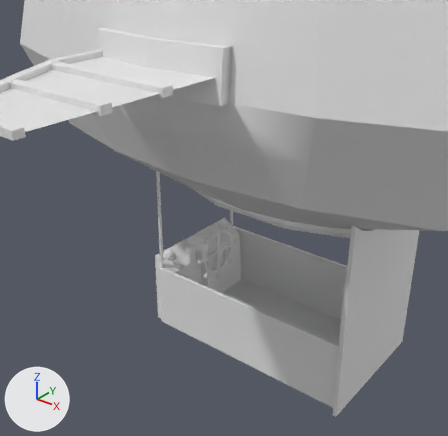
Before and after pictures for a commit that changed the FBX model AirshipDemo/Assets/Meshes/Airship.fbx.
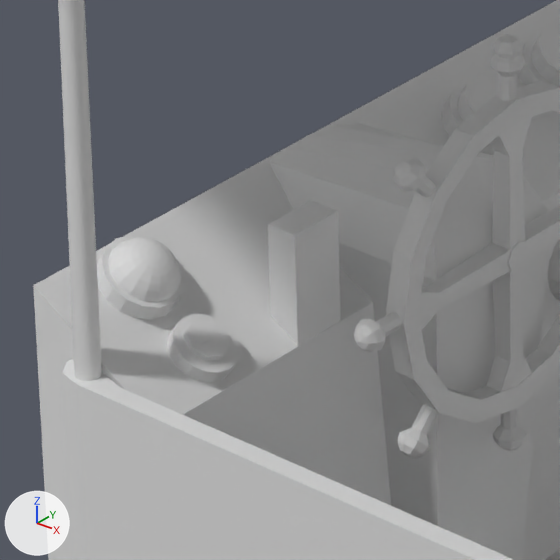
There are two pictures of each version: one from a 50 mm lens placed at (4.69, -7.28, 6.33), pointed at (-1.21, 0.11, 1.75), one close up on the part from 34% to 50% of the width and 50% to 67% of the height. Every picture has the same lights, and +X, +Y and +Z are marked at lower left. Where no turn or scale is listed for an object, it has been applied to the vertices.

In view in the first close-up: 'Altimeter_Statisch', 'Altimeter_beweglich', 'Armaturenbrett', 'Cube', 'Füllstandsanzeigenhalter', 'Heißluftballon_Korb', 'Knopf_Aufstieg', 'Kompass', 'Kompassbefestigung', 'Steuerrad', 'Steuerrad_CON', 'Steuerrad_Konsole', 'Tankanzeige', 'Verbindungsseil_V_L'.
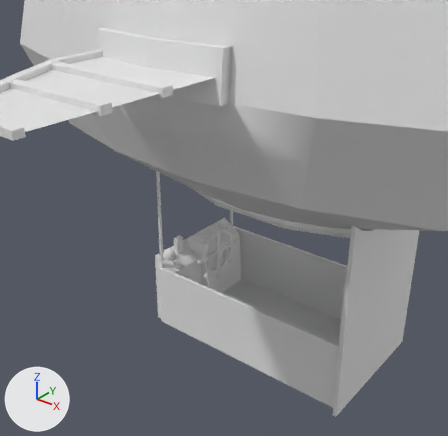
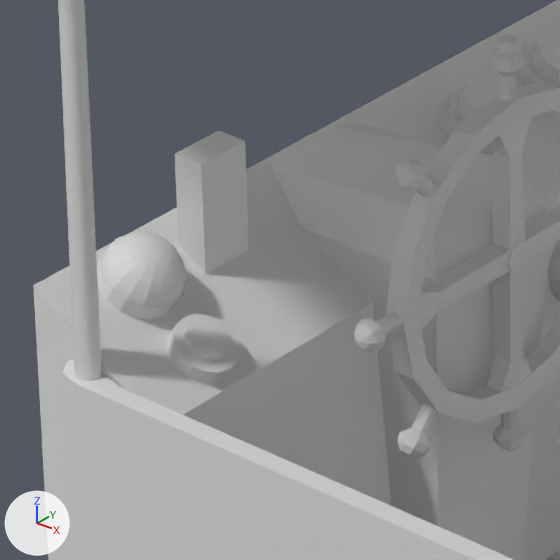
Where the change shows, as pixel boxes (x1, y1, x2, y2) in the close-ups (560 x 560 px):
'Cube', moved: before (268, 201, 340, 346); after (175, 130, 249, 274)
'Kompass', rescaled (16% wider, 17% taller): before (108, 237, 181, 302); after (101, 232, 186, 308)
'Altimeter_Statisch', moved: before (299, 223, 337, 333); after (206, 152, 245, 263)
'Altimeter_beweglich', moved: before (306, 270, 330, 287); after (213, 200, 238, 216)
part 1 of me_cylinder_009, deleted: before (102, 235, 186, 308)

What changed in the scene script:
```text
Change me_cylinder_009:
    where me_cylinder_009.from_pydata(...)  # 32 vertices, 17 faces; spans x -0.098..0.098, y -0.1..0.1, z -0.074..0.074
    used by ob_kompassbefestigung; location = (-1.748, -0.703, 1.208)
    verts and faces of me_cylinder_009; kept vertices keep their numbers, new ones are numbered from 32
    before: 1 (0.013, 0.1, 0.021) at pixel (175, 253), 3 (0.046, 0.092, 0.001) at pixel (183, 267), 5 (0.073, 0.071, -0.016) at pixel (186, 281), 7 (0.092, 0.038, -0.028) at pixel (182, 294), 9 (0.098, 0.0, -0.032) at pixel (173, 303)
    before: 11 (0.092, -0.038, -0.028) at pixel (159, 307), 13 (0.073, -0.071, -0.016) at pixel (142, 306), 15 (0.046, -0.092, 0.001) at pixel (126, 299), 17 (0.013, -0.1, 0.021) at pixel (113, 288), 19 (-0.019, -0.092, 0.041) at pixel (104, 274)
    before: 21 (-0.047, -0.071, 0.059) at pixel (102, 260), 23 (-0.065, -0.038, 0.07) at pixel (105, 247), 25 (-0.072, 0.0, 0.074) at pixel (115, 238), 27 (-0.065, 0.038, 0.07) at pixel (129, 234), 29 (-0.047, 0.071, 0.059) at pixel (145, 236)
    before: 31 (-0.019, 0.092, 0.041) at pixel (161, 242)
    me_cylinder_009 part 1
    add delete_faces([(1, 31, 29, 27, 25, 23, 21, 19, 17, 15, 13, 11, 9, 7, 5, 3)])
Change ob_kompass:
    ob_kompass.scale: (1.0, 1.0, 1.0) -> (1.13, 1.13, 1.13)
Change ob_altimeter_statisch:
    ob_altimeter_statisch.location: (-1.49, -0.399, 1.164) -> (-1.708, -0.462, 1.297)
Change ob_altimeter_beweglich:
    ob_altimeter_beweglich.location: (-1.49, -0.399, 1.164) -> (-1.708, -0.462, 1.297)
Change ob_cube:
    ob_cube.location: (-1.531, -0.399, 1.163) -> (-1.749, -0.462, 1.296)
```
